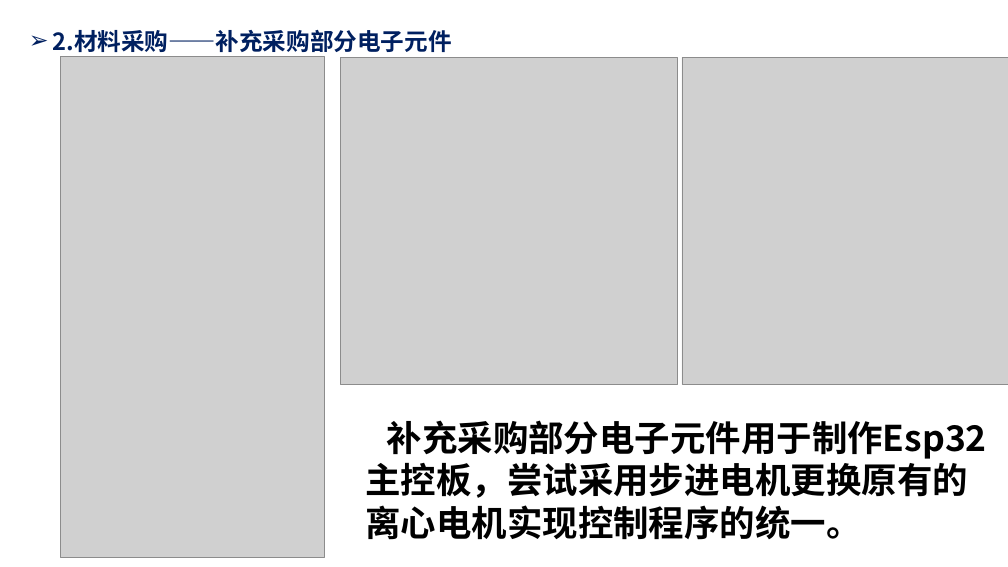
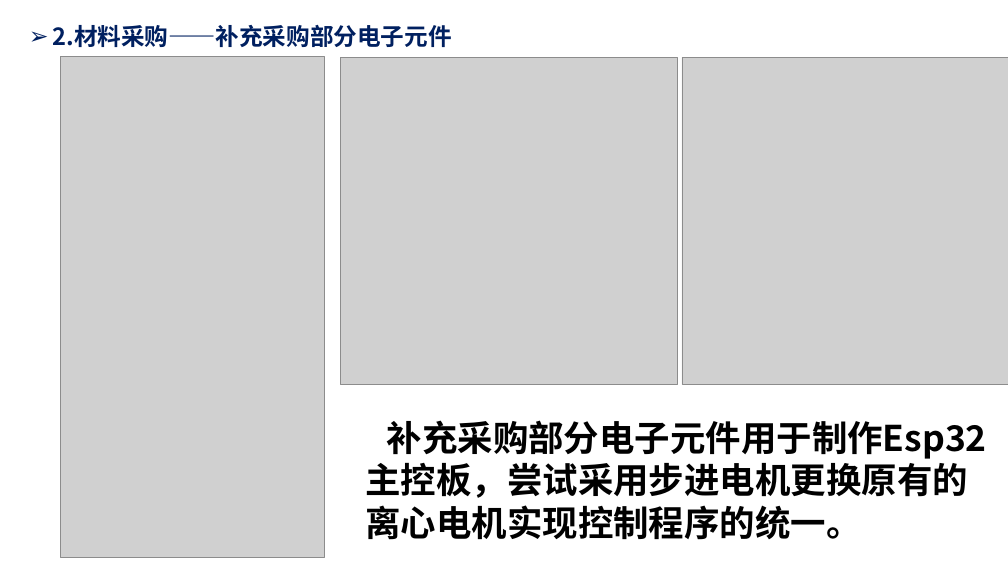
Before and after one commit to Humble-Engineer/Reports, a slide deck: slide 3 of 2024年/周报20240927.pptx. Drawn at 1008x567 pixels with LibreOffice and Linux fonts; fonts in the diff are those of the drawing; grey boxes stand for pictures. Boxes give left, top, right and bottom in pixels: in the first picture for what was removed or moved away, otherwise in the second. Text is boxed around its words. In the diff, an @@ line names an element or a change of style, - is before the commit and + after.

```diff
--- a/2024年/周报20240927.pptx
+++ b/2024年/周报20240927.pptx
@@ text "2.材料采购——补充采购部分电子元件": place and size @@
-text "2.材料采购——补充采购部分电子元件" at <box>53,30,452,52</box>
+text "2.材料采购——补充采购部分电子元件" at <box>53,25,452,47</box>
```
Also in this commit, not shown: 3 other files.
